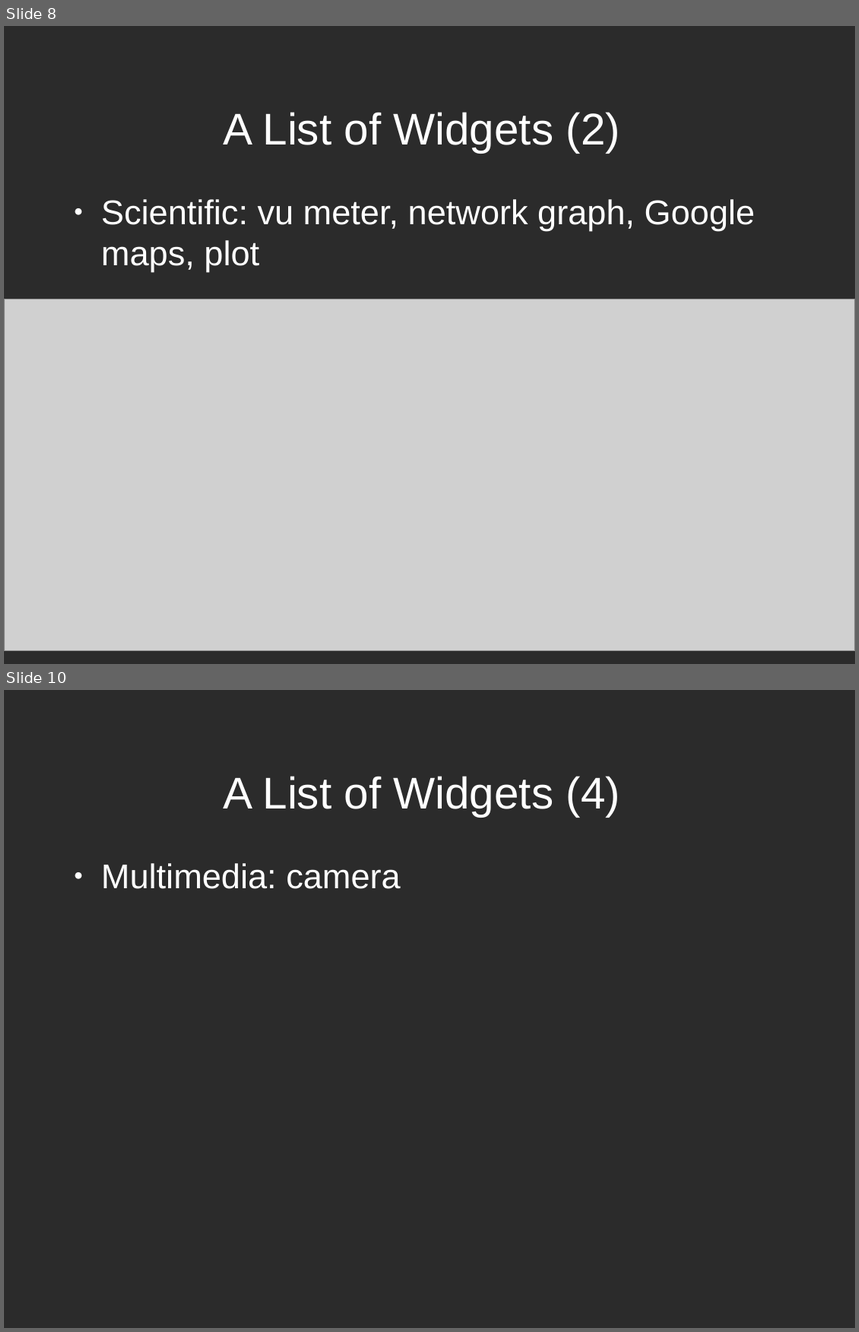
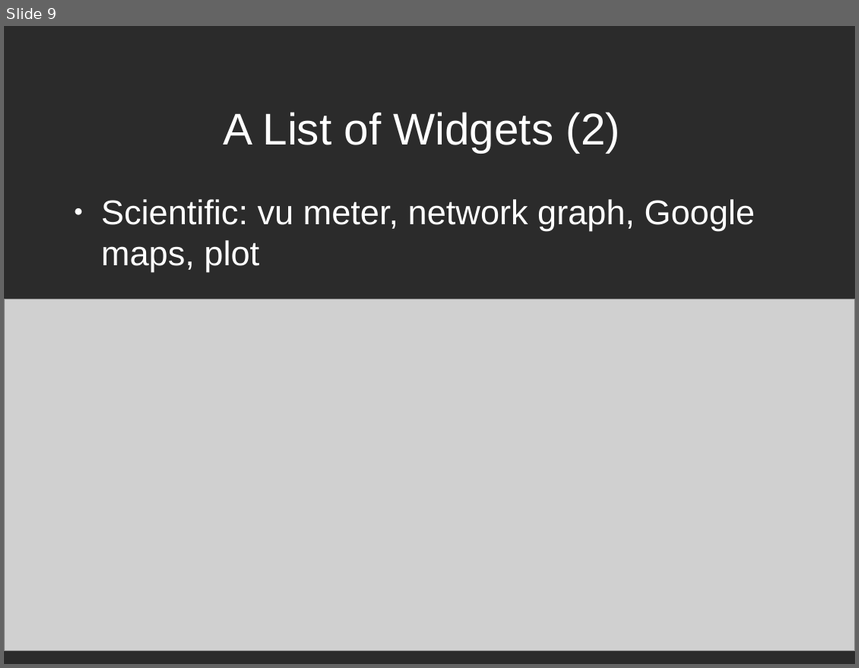
Before and after one commit to AutonomyLab/rosdash, a slide deck: doc/rosdash.odp. Shown one above the other, each under a label of ours: slides 8 and 10 before the commit, slide 9 after it; the slides between them are not shown. The pictures are 859x1332 and 859x668 pixels, drawn with LibreOffice and Linux fonts; fonts in the diff are those of the drawing; grey boxes stand for pictures; background and template pictures are left out; a plain dark background stands for a picture behind light text. Boxes give left, top, right and bottom in pixels: in the first picture for what was removed or moved away, otherwise in the second. Text is boxed around its words. In the diff, an @@ line names an element or a change of style, - is before the commit and + after.

```diff
--- a/doc/rosdash.odp
+++ b/doc/rosdash.odp
@@ slide 10 removed at bbox=[4, 690, 855, 1328], background picture (left out) @@
@@ title removed at bbox=[224, 776, 620, 816] @@
-A List of Widgets (4)
@@ text removed at bbox=[101, 863, 401, 889] @@
-● Multimedia: camera
@@ what was slide 8 is now slide 9 @@
```
Also in this commit, not shown: 5 slides changed, 11 slides added, 1 other slide removed, 10 other files.
